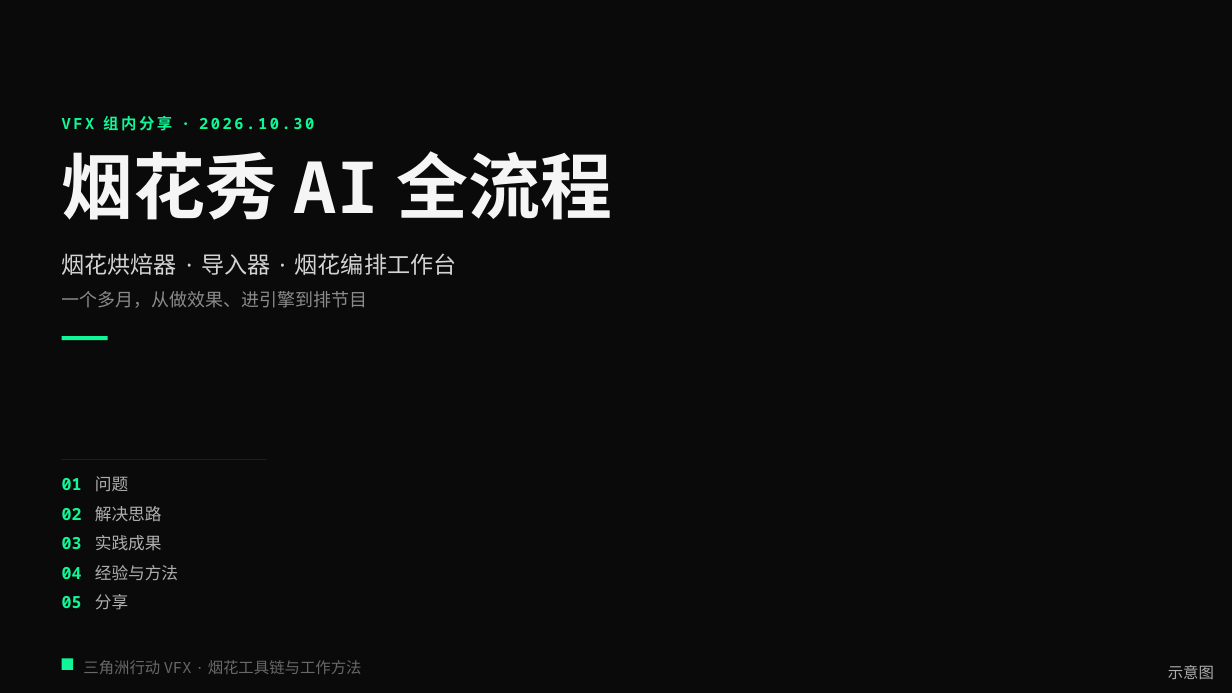
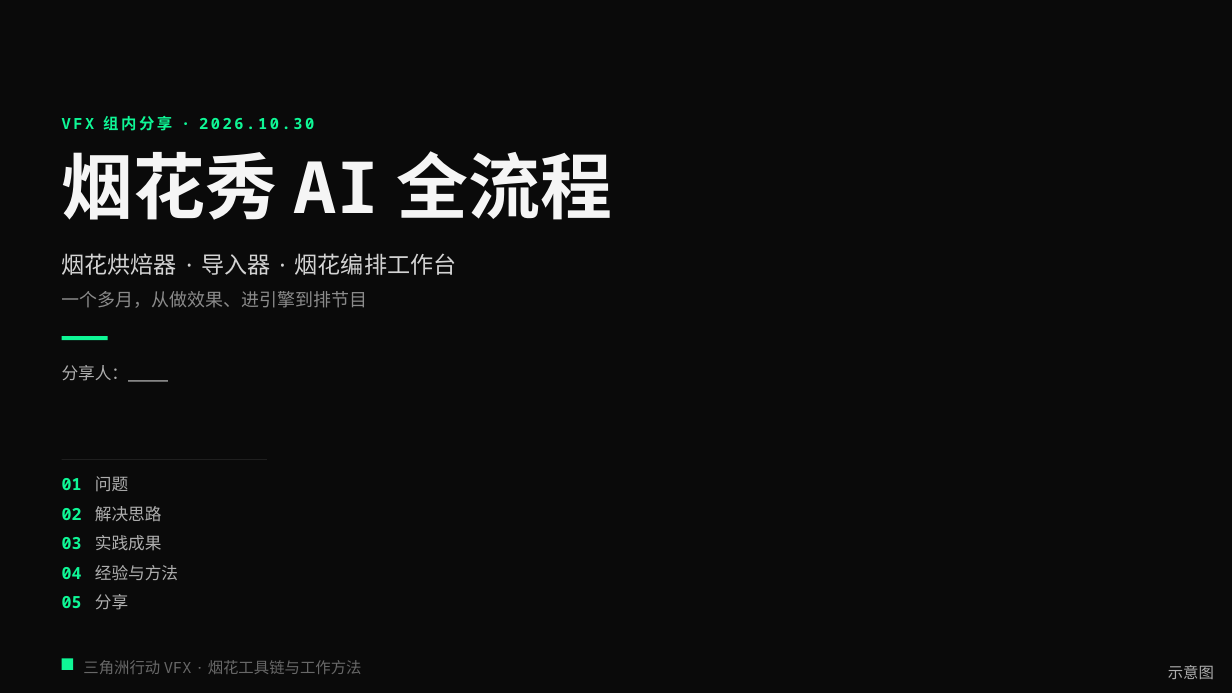
Before and after one commit to loccmaiii-lang/FireWorksLab, a slide deck: slide 1 of 协作/提示词/分享PPT交接_2026-10-29/第三版交付/烟花秀AI全流程_第三版.pptx. Drawn at 1232x693 pixels with LibreOffice and Linux fonts; fonts in the diff are those of the drawing; background and template pictures are left out. Boxes give left, top, right and bottom in pixels: in the first picture for what was removed or moved away, otherwise in the second. Text is boxed around its words. In the diff, an @@ line names an element or a change of style, - is before the commit and + after.

```diff
--- a/协作/提示词/分享PPT交接_2026-10-29/第三版交付/烟花秀AI全流程_第三版.pptx
+++ b/协作/提示词/分享PPT交接_2026-10-29/第三版交付/烟花秀AI全流程_第三版.pptx
@@ text added at box(62, 365, 168, 382), 13 pt, text #F5F5F5 at 70% opacity @@
+分享人：____
```
Also in this commit, not shown: 22 other slides changed, 14 other files.
